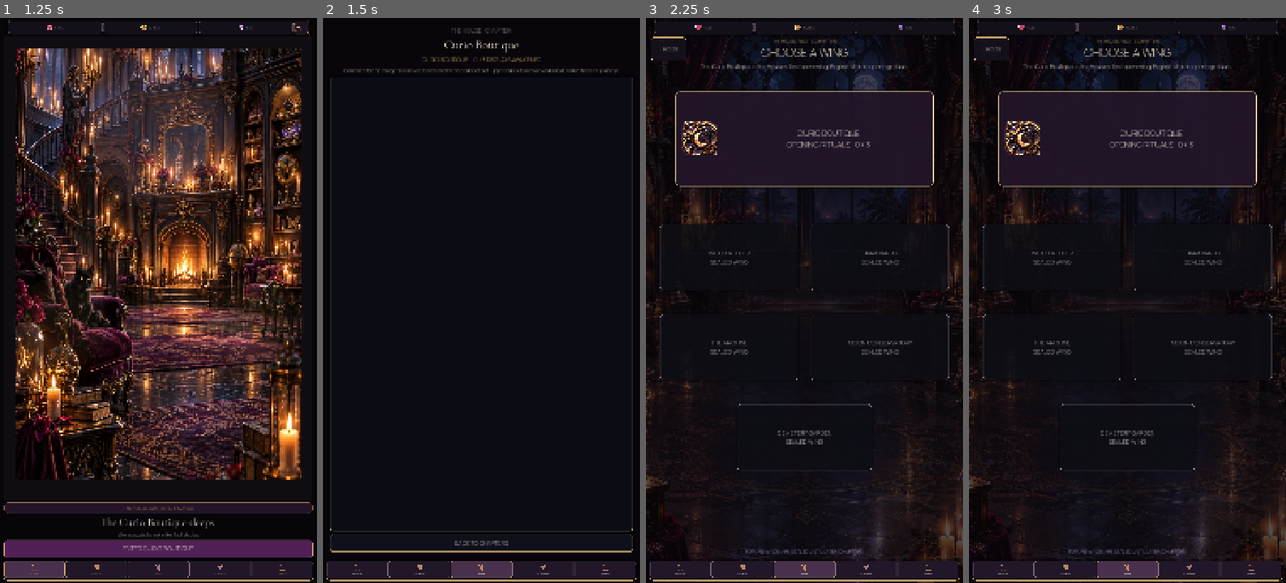
Above: before the commit, frames 1-4 (left to right).
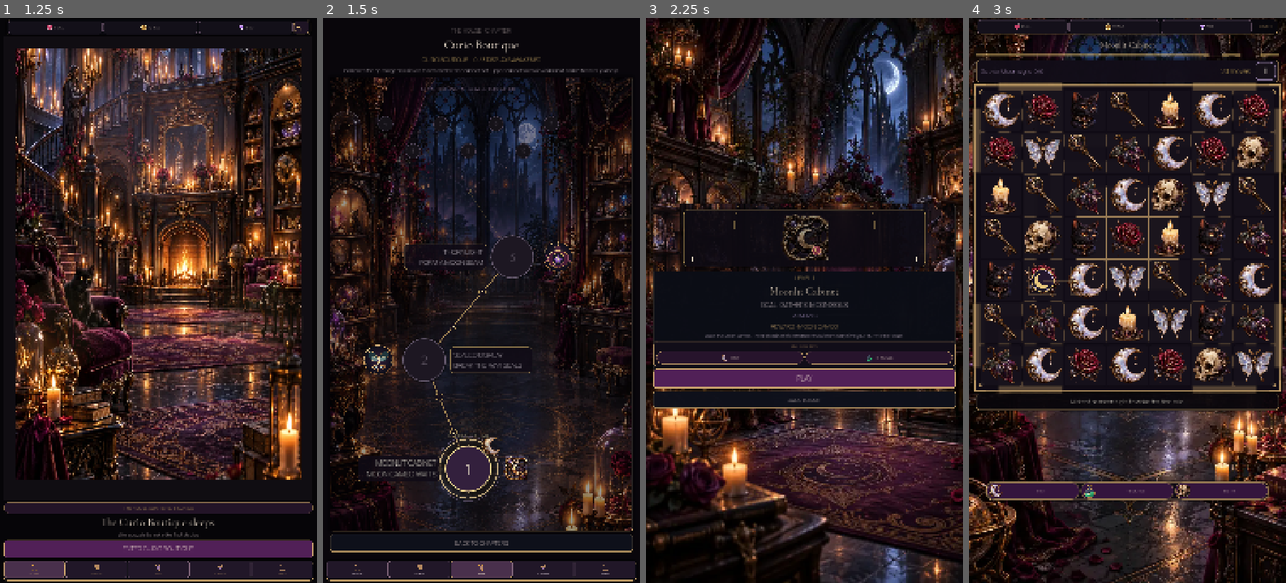
Above: after the commit, the same moments.

Repository: Jay-prodesign/akilta-match3
Game: Godot game, scene res://src/app/app_bootstrap.tscn
Same seed, same stepped clock (60 frames per second), same inputs: the game is played once before the commit and once after it.
Inputs (mouse positions are in pixels of both pictures, inside the frame that each line leads up to):
- Up to frame 1 (1.25 s): click "ENTER THE HOUSE" at 0.5 s
- Up to frame 2 (1.5 s): click "ENTER CURIO BOUTIQUE" at 1.25 s
- Up to frame 3 (2.25 s): click "BACK TO CHAPTERS" (after the commit: "1") at 2 s
- Up to frame 4 (3 s): click (1127, 379) at 2.75 s, where only the run after the commit has a clickable "PLAY"

Frame 1 is identical in both runs. In frame 2, 25% of the frame differs, in the area x 2-98%, y 10-91%; in frame 3, 46%, in the area x 0-100%, y 0-100%; in frame 4, 45%.
Error before the commit: Parse Error: Cannot infer the type of "completed" variable because the value doesn't have a set type. (res://src/ui/map/chapter_route_view.gd:224)

Commit message:
Fix Godot frontier state boolean typing

Diff:
--- a/src/ui/map/chapter_route_view.gd
+++ b/src/ui/map/chapter_route_view.gd
@@ -221,8 +221,8 @@
 		return -1
 	for level_number in range(1, canonical_level_cap + 1):
 		var level_id := "ch01_level_%03d" % level_number
-		var completed := progress != null and progress.completed_levels.has(level_id)
-		var open := progress == null or level_number <= int(progress.highest_level_unlocked)
+		var completed: bool = progress != null and bool(progress.completed_levels.has(level_id))
+		var open: bool = progress == null or level_number <= int(progress.highest_level_unlocked)
 		if open and not completed:
 			return level_number
 	return -1
